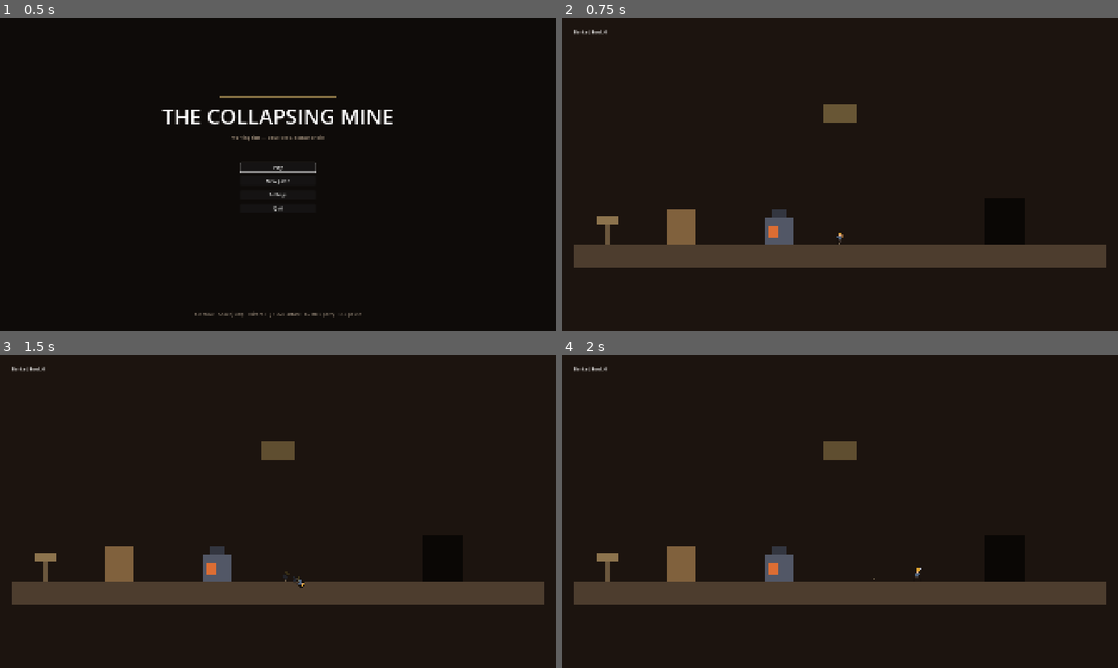
Above: before the commit, frames 1-4 (two rows, left to right).
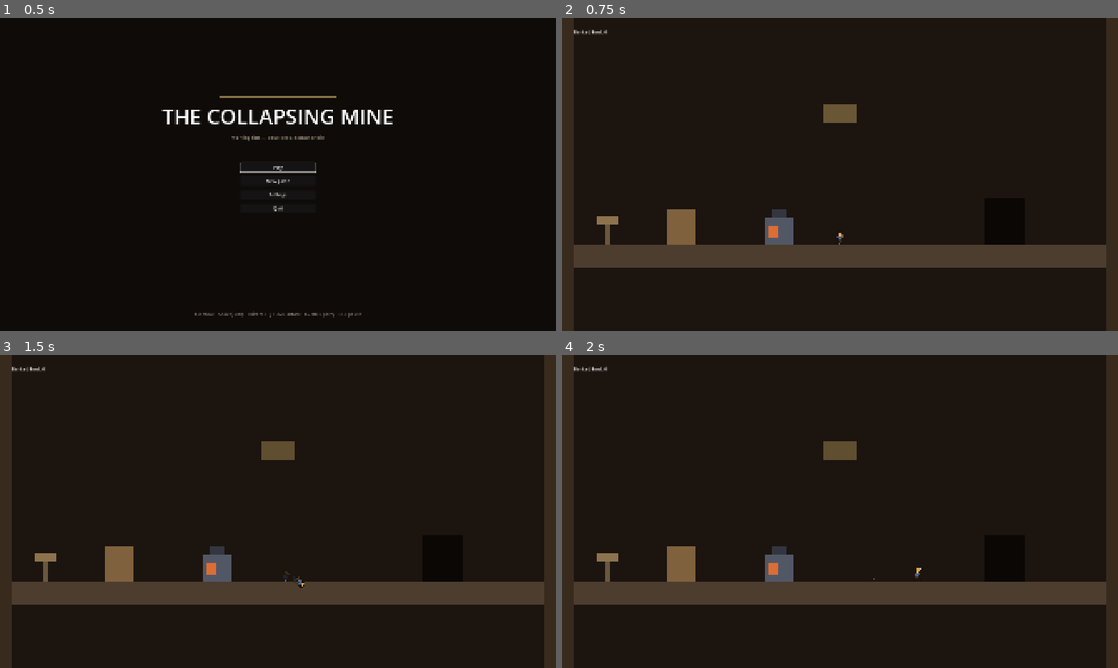
Above: after the commit, the same moments.

Repository: dlepi24/dungeon-delve
Game: Godot game, scene res://src/main/main.tscn
Two runs of this game, one before a commit and one after it. Both use one fixed random seed, a clock stepped at 60 frames per second and the inputs below.
Inputs (mouse positions are in pixels of both pictures, inside the frame that each line leads up to):
- Up to frame 1 (0.5 s): no input
- Up to frame 2 (0.75 s): click "Play" at 0.5 s
- Up to frame 3 (1.5 s): tap Enter (ui_accept) at 1.25 s; move the mouse to (400, 495) at 1.27 s; hold D (move_right) from 1.28 s (still down); tap Shift (roll) at 1.35 s; click (400, 495) at 1.42 s
- Up to frame 4 (2 s): keep holding D (move_right); tap Space (jump) at 1.52 s

Frame 1 is identical in both runs. In frame 2, 4.2% of the frame differs, in the area x 0-100%, y 0-100%; in frame 3, 4.2%; in frame 4, 4.2%.

Commit message:
Wall in the hub: you could walk off the surface and fall forever
The hub had a floor collider and nothing else — every delve room is
border-enclosed by the generator, but the hand-built surface never got
its edges. Rock walls now close both sides, matching the gym.

Co-Authored-By: Claude Fable 5 <noreply@anthropic.com>

Diff:
--- a/src/hub/hub.tscn
+++ b/src/hub/hub.tscn
@@ -9,6 +9,9 @@
 
 [sub_resource type="RectangleShape2D" id="floor"]
 size = Vector2(1840, 80)
+
+[sub_resource type="RectangleShape2D" id="wall"]
+size = Vector2(40, 1080)
 
 [node name="Hub" type="Node2D"]
 script = ExtResource("1")
@@ -29,12 +32,33 @@
 position = Vector2(960, 820)
 shape = SubResource("floor")
 
+; The surface is enclosed like every delve room — round 12 playtest: you could
+; stroll off either edge of the world and fall forever.
+[node name="LeftWallShape" type="CollisionShape2D" parent="Geometry"]
+position = Vector2(20, 540)
+shape = SubResource("wall")
+
+[node name="RightWallShape" type="CollisionShape2D" parent="Geometry"]
+position = Vector2(1900, 540)
+shape = SubResource("wall")
+
 [node name="Floor" type="ColorRect" parent="."]
 offset_left = 40.0
 offset_top = 780.0
 offset_right = 1880.0
 offset_bottom = 860.0
 color = Color(0.3, 0.24, 0.18, 1)
+
+[node name="LeftWall" type="ColorRect" parent="."]
+offset_right = 40.0
+offset_bottom = 1080.0
+color = Color(0.22, 0.17, 0.12, 1)
+
+[node name="RightWall" type="ColorRect" parent="."]
+offset_left = 1880.0
+offset_right = 1920.0
+offset_bottom = 1080.0
+color = Color(0.22, 0.17, 0.12, 1)
 
 [node name="Lantern" type="ColorRect" parent="."]
 offset_left = 900.0
Not shown: 1 places in src/hub/hub.tscn that only renumber resources
